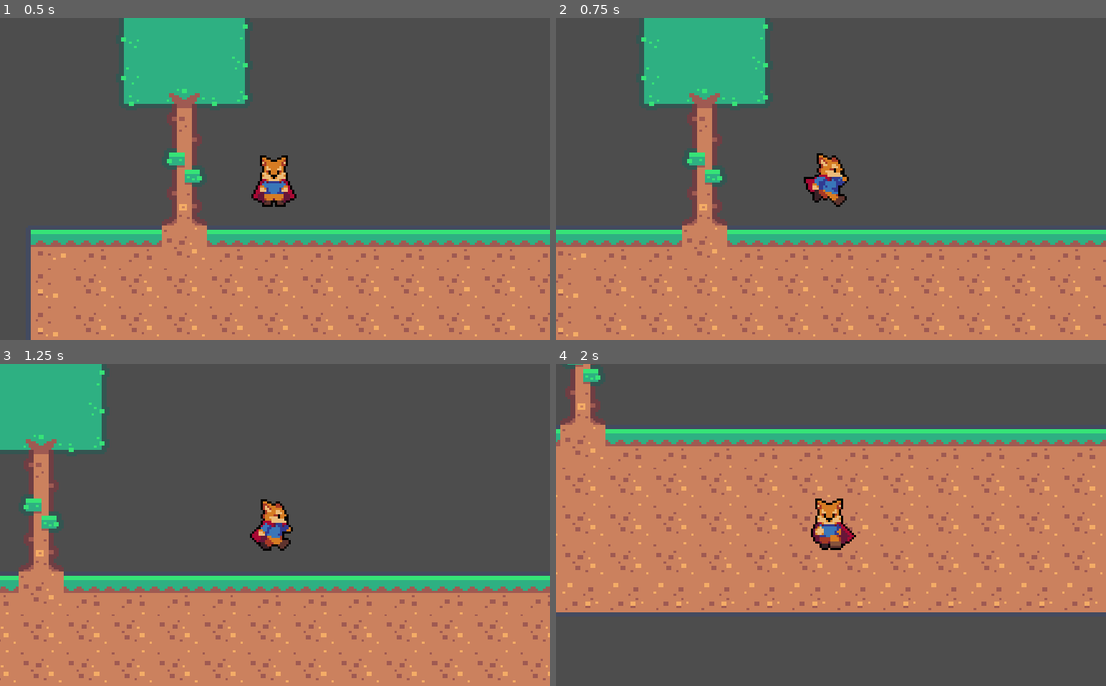
Above: before the commit, frames 1-4 (two rows, left to right).
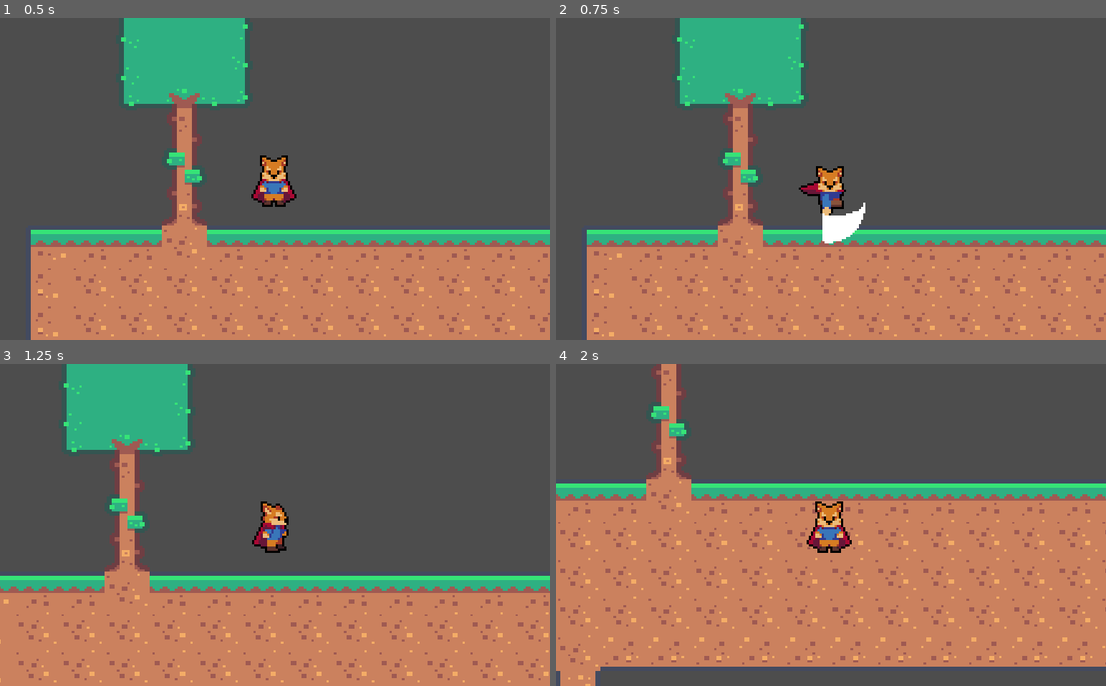
Above: after the commit, the same moments.

Repository: Plasma1504/Talon-and-the-lost-realm
Game: Godot game, scene res://World.tscn
Two runs of this game, one before a commit and one after it. Both use one fixed random seed, a clock stepped at 60 frames per second and the inputs below.
Inputs (mouse positions are in pixels of both pictures, inside the frame that each line leads up to):
- Up to frame 1 (0.5 s): no input
- Up to frame 2 (0.75 s): tap Enter at 0.5 s; move the mouse to (952, 162) at 0.52 s; press the mouse at (952, 162) at 0.53 s; hold D (right) from 0.53 s (still down)
- Up to frame 3 (1.25 s): keep holding D (right)
- Up to frame 4 (2 s): move the mouse to (721, 541) at 1.27 s; release D (right) at 1.28 s; release the mouse at (721, 541) at 1.28 s; hold S (down) from 1.28 s (still down); click (721, 541) at 1.35 s

Frame 1 is identical in both runs. In frame 2, 17% of the frame differs, in the area x 0-100%, y 0-100%; in frame 3, 19%; in frame 4, 46%.

Commit message:
Attack Animation + Function
Added the attack animation and the function
you can now attack with left click or V
game still has no sounds, no hit or hurtboxes

Diff:
--- /dev/null
+++ b/Player/Scripts/state_attack.gd
@@ -0,0 +1,58 @@
+class_name State_Attack extends State
+
+var attacking : bool = false
+
+@export_range(1,20,0.5) var decelerate_speed : float = 5.0
+
+@onready var walk : State = $"../Walk"
+@onready var animation_player: AnimationPlayer = $"../../AnimationPlayer"
+@onready var idle: State_Idle = $"../Idle"
+
+
+
+## What happens when the player enteres this state?
+func Enter() -> void:
+	player.UpdateAnimation("attack")
+	animation_player.animation_finished.connect( EndAttack )
+	attacking = true
+	pass
+
+
+
+## What happens when the Player exits this state?
+func Exit() ->void:
+	animation_player.animation_finished.disconnect( EndAttack )
+	attacking = false
+	pass
+
+
+
+## What happens during the _process update in this state?
+func Process(_delta: float) -> State:
+	player.velocity -= player.velocity * decelerate_speed * _delta
+
+	if attacking == false:
+		if player.direction == Vector2.ZERO:
+			return idle
+		else:
+			return walk
+	return null
+
+
+
+## What happens during the _physiscs_process update in this state?
+func Physics(_delta: float) -> State:
+	return null
+
+
+
+
+## What happens with the input events in this state?
+func HandleInput(_event: InputEvent) -> State:
+	return null
+
+
+
+func EndAttack( _newAnimationName : String ) -> void:
+	attacking = false
+	pass
--- a/Player/Scripts/state_idle.gd
+++ b/Player/Scripts/state_idle.gd
@@ -1,6 +1,9 @@
 class_name State_Idle extends State
 
 @onready var walk : State = $"../Walk"
+@onready var attack: State = $"../Attack"
+
+
 
 ## What happens when the player enteres this state?
 func Enter() -> void:
@@ -33,4 +36,6 @@
 
 ## What happens with the input events in this state?
 func HandleInput(_event: InputEvent) -> State:
+	if _event.is_action_pressed("attack"):
+		return attack
 	return null
--- a/Player/Scripts/state_walk.gd
+++ b/Player/Scripts/state_walk.gd
@@ -3,6 +3,7 @@
 @export var move_speed : float = 100.0
 
 @onready var idle : State = $"../Idle"
+@onready var attack: State = $"../Attack"
 
 
 ## What happens when the player enteres this state?
@@ -31,4 +32,6 @@
 
 ## What happens with the input events in this state?
 func HandleInput(_event: InputEvent) -> State:
+	if _event.is_action_pressed("attack"):
+		return attack
 	return null
--- a/Player/player.tscn
+++ b/Player/player.tscn
@@ -1,10 +1,11 @@
-[gd_scene load_steps=21 format=3 uid="uid://cooxas2d1guhx"]
+[gd_scene load_steps=22 format=3 uid="uid://cooxas2d1guhx"]
 
 [ext_resource type="Script" path="res://Player/Scripts/player.gd" id="1_avjdp"]
 [ext_resource type="Texture2D" uid="uid://dmyweya2pgjjt" path="res://Player/Player.png" id="2_d8r70"]
 [ext_resource type="Script" path="res://Player/Scripts/player_state_machine.gd" id="3_shvw6"]
 [ext_resource type="Script" path="res://Player/Scripts/state_idle.gd" id="4_kiinl"]
 [ext_resource type="Script" path="res://Player/Scripts/state_walk.gd" id="5_wr3m2"]
+[ext_resource type="Script" path="res://Player/Scripts/state_attack.gd" id="6_dugld"]
 
 [sub_resource type="CapsuleShape2D" id="CapsuleShape2D_3xffe"]
 radius = 5.0
@@ -161,6 +162,24 @@
 "values": [6]
 }
 
+[sub_resource type="Animation" id="Animation_eo0wl"]
+resource_name = "walk_down"
+length = 0.6
+loop_mode = 1
+step = 0.1
+tracks/0/type = "value"
+tracks/0/imported = false
+tracks/0/enabled = true
+tracks/0/path = NodePath("Sprite2D:frame")
+tracks/0/interp = 1
+tracks/0/loop_wrap = true
+tracks/0/keys = {
+"times": PackedFloat32Array(0, 0.1, 0.2, 0.3, 0.4, 0.5),
+"transitions": PackedFloat32Array(1, 1, 1, 1, 1, 1),
+"update": 1,
+"values": [19, 20, 21, 22, 23, 18]
+}
+
 [sub_resource type="Animation" id="Animation_drdqa"]
 resource_name = "walk_left"
 length = 0.6
@@ -179,6 +198,24 @@
 "values": [13, 14, 15, 16, 17, 12]
 }
 
+[sub_resource type="Animation" id="Animation_ju070"]
+resource_name = "walk_right"
+length = 0.6
+loop_mode = 1
+step = 0.1
+tracks/0/type = "value"
+tracks/0/imported = false
+tracks/0/enabled = true
+tracks/0/path = NodePath("Sprite2D:frame")
+tracks/0/interp = 1
+tracks/0/loop_wrap = true
+tracks/0/keys = {
+"times": PackedFloat32Array(0, 0.1, 0.2, 0.3, 0.4, 0.5),
+"transitions": PackedFloat32Array(1, 1, 1, 1, 1, 1),
+"update": 1,
+"values": [1, 2, 3, 4, 5, 0]
+}
+
 [sub_resource type="Animation" id="Animation_b78wj"]
 resource_name = "walk_up"
 length = 0.6
@@ -195,42 +232,6 @@
 "transitions": PackedFloat32Array(1, 1, 1, 1, 1, 1),
 "update": 1,
 "values": [7, 8, 9, 10, 11, 6]
-}
-
-[sub_resource type="Animation" id="Animation_ju070"]
-resource_name = "walk_right"
-length = 0.6
-loop_mode = 1
-step = 0.1
-tracks/0/type = "value"
-tracks/0/imported = false
-tracks/0/enabled = true
-tracks/0/path = NodePath("Sprite2D:frame")
-tracks/0/interp = 1
-tracks/0/loop_wrap = true
-tracks/0/keys = {
-"times": PackedFloat32Array(0, 0.1, 0.2, 0.3, 0.4, 0.5),
-"transitions": PackedFloat32Array(1, 1, 1, 1, 1, 1),
-"update": 1,
-"values": [1, 2, 3, 4, 5, 0]
-}
-
-[sub_resource type="Animation" id="Animation_eo0wl"]
-resource_name = "walk_down"
-length = 0.6
-loop_mode = 1
-step = 0.1
-tracks/0/type = "value"
-tracks/0/imported = false
-tracks/0/enabled = true
-tracks/0/path = NodePath("Sprite2D:frame")
-tracks/0/interp = 1
-tracks/0/loop_wrap = true
-tracks/0/keys = {
-"times": PackedFloat32Array(0, 0.1, 0.2, 0.3, 0.4, 0.5),
-"transitions": PackedFloat32Array(1, 1, 1, 1, 1, 1),
-"update": 1,
-"values": [19, 20, 21, 22, 23, 18]
 }
 
 [sub_resource type="AnimationLibrary" id="AnimationLibrary_ynvxf"]
@@ -279,3 +280,6 @@
 
 [node name="Walk" type="Node" parent="StateMachine"]
 script = ExtResource("5_wr3m2")
+
+[node name="Attack" type="Node" parent="StateMachine"]
+script = ExtResource("6_dugld")
--- a/project.godot
+++ b/project.godot
@@ -10,7 +10,7 @@
 
 [application]
 
-config/name="FirstGame"
+config/name="Talon and the lost realm"
 run/main_scene="res://World.tscn"
 config/features=PackedStringArray("4.3", "Forward Plus")
 config/icon="res://icon.svg"
@@ -86,6 +86,12 @@
 , Object(InputEventKey,"resource_local_to_scene":false,"resource_name":"","device":-1,"window_id":0,"alt_pressed":false …(186 unchanged characters)…
 ]
 }
+attack={
+"deadzone": 0.5,
+"events": [Object(InputEventMouseButton,"resource_local_to_scene":false,"resource_name":"","device":-1,"window_id":0,"alt_pressed":false,"shift_pressed":false,"ctrl_pressed":false,"meta_pressed":false,"button_mask":0,"position":Vector2(0, 0),"global_position":Vector2(0, 0),"factor":1.0,"button_index":1,"canceled":false,"pressed":false,"double_click":false,"script":null)
+, Object(InputEventKey,"resource_local_to_scene":false,"resource_name":"","device":-1,"window_id":0,"alt_pressed":false,"shift_pressed":false,"ctrl_pressed":false,"meta_pressed":false,"pressed":false,"keycode":0,"physical_keycode":86,"key_label":0,"unicode":118,"location":0,"echo":false,"script":null)
+]
+}
 
 [rendering]
 
